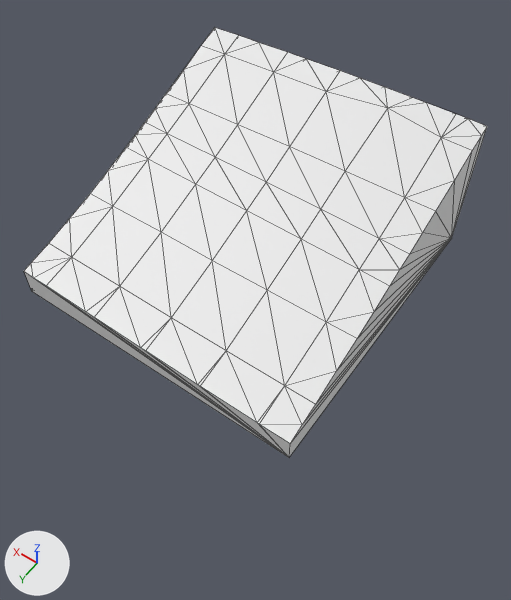
Renders of the glTF model assets/terrain/surface_pieces/surf_6_40.glb from each side of a commit.
Camera for both pictures: a 50 mm lens placed at (-82.1, -86.27, -16.07), pointed at (-77.51, -92.71, -26.18). Arrows for +X, +Y and +Z are at lower left; the lights stay in place. The picture after the commit comes second. Mesh edges are drawn as thin lines. Where no turn or scale is listed for an object, it has been applied to the vertices.

In view in the first picture: 'geometry_0'.
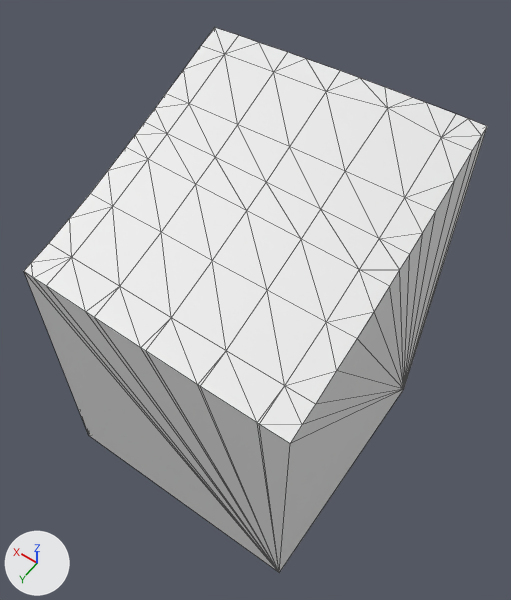
Pixel boxes [x1, y1, x2, y2] of what changed, in the pictures (511 x 600 px; the box of a moved part takes in the faces that stretch with it):
'geometry_0', reshaped (27% taller)
    before: [24, 28, 487, 457]
    after: [24, 28, 487, 573]
part 1 of me_geometry_0, moved or reshaped
    before: [24, 128, 487, 457]
    after: [24, 128, 487, 573]

Diff of the bpy script that builds the scene:
```diff
--- a/assets/terrain/surface_pieces/surf_6_40.glb.py
+++ b/assets/terrain/surface_pieces/surf_6_40.glb.py
@@ me_geometry_0 @@
 # used by ob_geometry_0; location = (0.0, 0.0, 0.0)
-me_geometry_0.from_pydata(...)  # 85 vertices, 166 faces; spans x -80.0..-75.0, y -95.0..-90.0, z -25.0..-22.62
+me_geometry_0.from_pydata(...)  # 85 vertices, 166 faces; spans x -80.0..-75.0, y -95.0..-90.0, z -30.0..-22.62
+# me_geometry_0 part 1
+# 4 vertices are removed from x -80.0..-75.0, y -95.0..-90.0, z -25.0
+# 57 faces are deleted
+# 4 vertices are added at (-80.0, -90.0, -30.0), (-80.0, -95.0, -30.0), (-75.0, -90.0, -30.0), (-75.0, -95.0, -30.0)
+# 57 new faces join them
```
